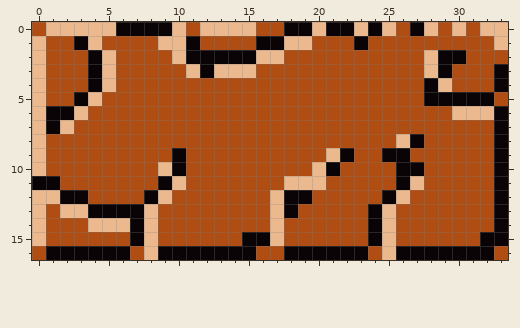
Pixel-art sprite: build/assets/blocks.png. This is how it looked before the edit.
The file is 34x17 pixels.
The result:
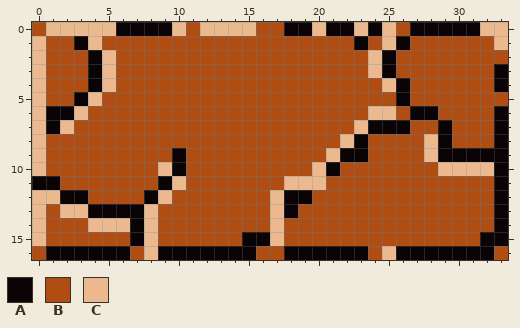
Palette (. is transparent): A #0a0407  B #af4d12  C #ecb98e
Changes in this commit:
@@ x 0..33 @@
- 0 BCCCCCAAAACBCCCCBBAACAACACBACBCBCC
- 1 CBBACBBBBCCABBBBAACCBBBABBBBBBBBBC
- 2 CBBBACBBBBCAAAAACCBBBBBBBBBBCAABBB
- 3 CBBBACBBBBBCACCCBBBBBBBBBBBBCABBBA
- 4 CBBBACBBBBBBBBBBBBBBBBBBBBBBACBBBA
- 5 CBBACBBBBBBBBBBBBBBBBBBBBBBBAAAAAB
- 6 CAACBBBBBBBBBBBBBBBBBBBBBBBBBBCCCA
- 7 CACBBBBBBBBBBBBBBBBBBBBBBBBBBBBBBA
- 8 CBBBBBBBBBBBBBBBBBBBBBBBBBCABBBBBA
- 9 CBBBBBBBBBABBBBBBBBBBCABBAABBBBBBA
-10 CBBBBBBBBCABBBBBBBBBCABBBBAABBBBBA
-11 AABBBBBBBACBBBBBBBCCCBBBBBACBBBBBA
-12 CCAABBBBACBBBBBBBCAABBBBBACBBBBBBA
-13 CBCCAAAACBBBBBBBBCABBBBBACBBBBBBBA
-14 CBBBCCCACBBBBBBBBCBBBBBBACBBBBBBBA
-15 CBBBBBBACBBBBBBAACBBBBBBACBBBBBBAA
+ 0 BCCCCCAAAACBCCCCBBAACAACACBAAAAACC
+ 1 CBBACBBBBBBBBBBBBBBBBBBABCABBBBBBC
+ 2 CBBBACBBBBBBBBBBBBBBBBBBCABBBBBBBB
+ 3 CBBBACBBBBBBBBBBBBBBBBBBCABBBBBBBA
+ 4 CBBBACBBBBBBBBBBBBBBBBBBBCABBBBBBA
+ 5 CBBACBBBBBBBBBBBBBBBBBBBBBABBBBBBB
+ 6 CAACBBBBBBBBBBBBBBBBBBBBCCBAABBBBA
+ 7 CACBBBBBBBBBBBBBBBBBBBBCAAABBABBBA
+ 8 CBBBBBBBBBBBBBBBBBBBBBCABBBBCABBBA
+ 9 CBBBBBBBBBABBBBBBBBBBCAABBBBCAAAAA
+10 CBBBBBBBBCABBBBBBBBBCABBBBBBBCCCCA
+11 AABBBBBBBACBBBBBBBCCCBBBBBBBBBBBBA
+12 CCAABBBBACBBBBBBBCAABBBBBBBBBBBBBA
+13 CBCCAAAACBBBBBBBBCABBBBBBBBBBBBBBA
+14 CBBBCCCACBBBBBBBBCBBBBBBBBBBBBBBBA
+15 CBBBBBBACBBBBBBAACBBBBBBBBBBBBBBAA
 16 BAAAAAABCAAAAAAABBAAAAAABCAAAAAAAB
Boxes around the changes in both pictures, in picture pixels (x1, y1, x2, y2):
changed: (340, 22, 494, 246)
changed: (158, 36, 312, 78)
